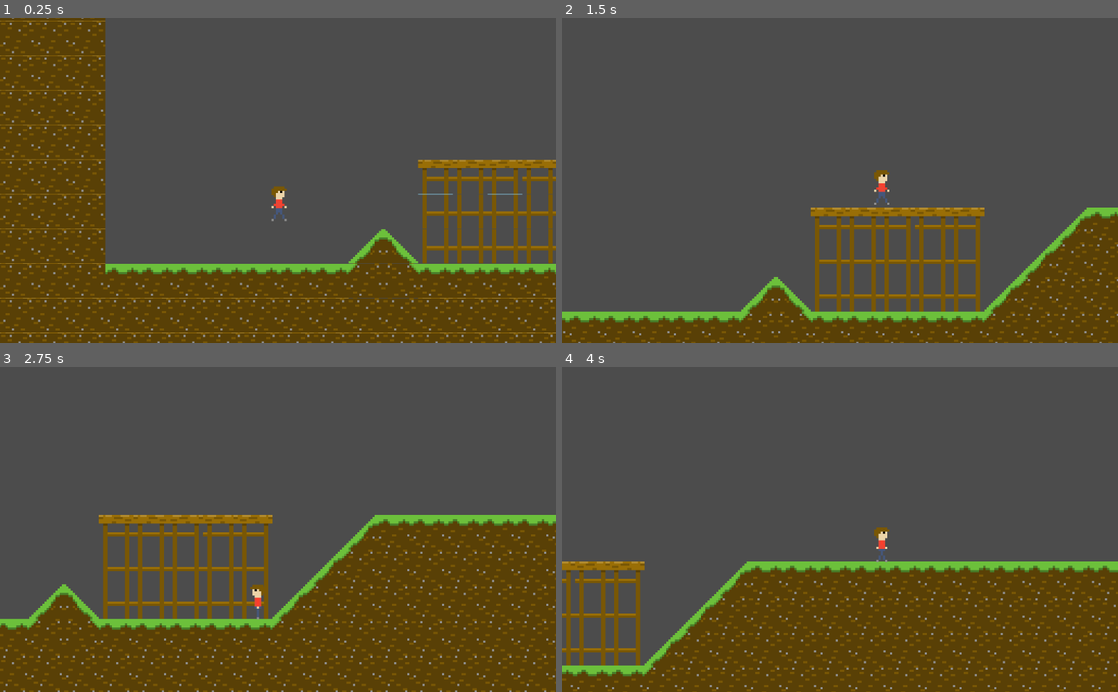
Above: before the commit, frames 1-4 (two rows, left to right).
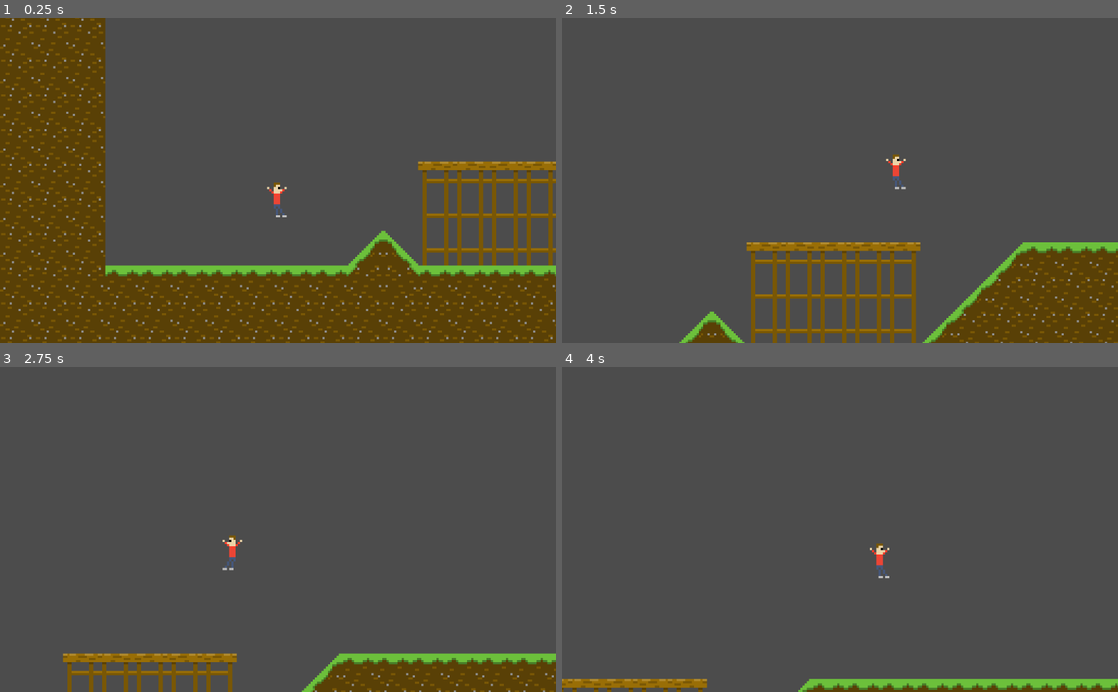
Above: after the commit, the same moments.

Repository: DucksAreMammals/WaterCollector
Game: Godot game, scene res://Scenes/Level.tscn
The game is run twice, just before and just after one commit, with the same random seed, the same clock (stepped at 60 frames per second) and the same inputs.
Inputs:
- Up to frame 1 (0.25 s): no input
- Up to frame 2 (1.5 s): hold X (run, bound only after the commit) 0.53-1.28 s; hold D (right) from 0.53 s (still down); tap Up (jump) at 0.77, 0.8, 1.07, 1.35 s
- Up to frame 3 (2.75 s): tap Up (jump) at 1.52, 1.82, 2.3 s; tap X (run, bound only after the commit) at 1.55 s; release D (right) at 2.03 s; hold Left (left) from 2.03 s (still down); hold X (run, bound only after the commit) from 2.03 s (still down)
- Up to frame 4 (4 s): release Left (left) at 2.78 s; release X (run, bound only after the commit) at 2.78 s; hold D (right) from 2.78 s (still down); tap X (run, bound only after the commit) at 2.85 s; tap Up (jump) at 3.02, 3.32, 3.6, 3.77 s

The runs differ from the first frame. In frame 1, 12% of the frame differs, in the area x 0-100%, y 0-100%; in frame 2, 17%; in frame 3, 37%, in the area x 0-100%, y 45-100%; in frame 4, 34%.

Commit message:
Made movement better, also added enemy but it doesn't function yet.

Diff:
--- /dev/null
+++ b/Player.tscn
@@ -0,0 +1,15 @@
+[gd_scene format=2]
+
+[node name="Node2D" type="Node2D"]
+
+[node name="Control" type="Control" parent="."]
+margin_right = 40.0
+margin_bottom = 40.0
+__meta__ = {
+"_edit_use_anchors_": false
+}
+
+[node name="Label" type="Label" parent="Control"]
+margin_right = 40.0
+margin_bottom = 14.0
+text = "Hello HydroHomie! The water tower is broken. Go save us!"
--- a/Scenes/Level.tscn
+++ b/Scenes/Level.tscn
@@ -10,7 +10,7 @@
 tile_set = ExtResource( 1 )
 cell_size = Vector2( 16, 16 )
 format = 1
-tile_data = PoolIntArray( 65521, 0, 0, 65522, 0, 0, 65523, 0 …(1331 unchanged characters)… 70917, 0, 327686, 536870918, 0, 327687, 5, 0, 327688, 6, 0, 327689, 5, 0, 327692, …(12899 unchanged characters)…
+tile_data = PoolIntArray( 65521, 0, 0, 65522, 0, 0, 65523, 0 …(1331 unchanged characters)… 70917, 0, 327686, 536870918, 0, 327687, 6, 0, 327688, 6, 0, 327689, 5, 0, 327692, …(12899 unchanged characters)…
 
 [node name="Player" parent="." instance=ExtResource( 2 )]
 position = Vector2( 61.6692, 334.504 )
--- a/Scenes/Player.tscn
+++ b/Scenes/Player.tscn
@@ -4,7 +4,7 @@
 [ext_resource path="res://Scripts/Player.gd" type="Script" id=2]
 
 [sub_resource type="RectangleShape2D" id=1]
-extents = Vector2( 3.3075, 7.86151 )
+extents = Vector2( 2, 8 )
 
 [node name="Player" type="KinematicBody2D"]
 scale = Vector2( 4, 4 )
@@ -12,10 +12,9 @@
 
 [node name="AnimatedSprite" type="AnimatedSprite" parent="."]
 frames = ExtResource( 1 )
-animation = "idle"
+animation = "wallslide"
 
 [node name="CollisionShape2D" type="CollisionShape2D" parent="."]
-position = Vector2( 0.520279, -0.0743256 )
 shape = SubResource( 1 )
 
 [node name="Camera2D" type="Camera2D" parent="."]
--- a/Scripts/Player.gd
+++ b/Scripts/Player.gd
@@ -1,11 +1,21 @@
 extends KinematicBody2D
 
-export var move_speed := 400
-export var air_speed := 25
-export var jump_speed := 1000
-export var gravity := 2000
-export var air_resistance = 0.94
+export var move_speed_reg := 350.0
+export var move_speed_run := 500.0
+export var friction := 0.8
+export var acceleration := 100.0
+export var air_speed_reg := 25.0
+export var air_speed_run := 40.0
+export var jump_speed := 1000.0
+export var wall_jump_speed_x := 1000.0
+export var wall_jump_speed_y := 750.0
+export var air_resistance := 0.94
+export var gravity := 1700.0
+export var wall_slide_speed := 100.0
 
+var air_speed := 25.0
+var move_speed := 400.0
+var on_wall := 0
 var velocity := Vector2.ZERO
 var snapping := Vector2.DOWN * 15
 
@@ -13,6 +23,14 @@
 	change_animation()
 
 func _physics_process(delta: float) -> void:
+	if Input.is_action_pressed("run"):
+		move_speed = move_speed_run
+		air_speed = air_speed_run
+	else:
+		move_speed = move_speed_reg
+		air_speed = air_speed_reg
+
+	# Handle left and right inputs
 	if is_on_floor():
 		velocity.x = 0
 
@@ -25,19 +43,39 @@
 
 		if Input.is_action_pressed("right"):
 			velocity.x += air_speed
+			if on_wall == 1 or (on_wall == -1 and !is_on_wall()):
+				on_wall = 0
+
 		if Input.is_action_pressed("left"):
 			velocity.x -= air_speed
+			if on_wall == -1 or (on_wall == 1 and !is_on_wall()):
+				on_wall = 0
+
 
 	velocity.y += gravity * delta
 
+	if is_on_wall():
+		if Input.is_action_pressed("right"):
+			on_wall = -1
+		if Input.is_action_pressed("left"):
+			on_wall = 1
+
+	if on_wall:
+		velocity.y = clamp(velocity.y, -INF, wall_slide_speed)
+
+	if Input.is_action_just_pressed("jump"):
+		if is_on_floor():
+			velocity.y = -jump_speed
+			snapping = Vector2.ZERO
+		elif on_wall != 0:
+			velocity.y = -wall_jump_speed_y
+			velocity.x = wall_jump_speed_x * on_wall
+			on_wall = 0
+	else:
+		snapping = Vector2.DOWN * 15
+
 	velocity = move_and_slide_with_snap(velocity, snapping, Vector2.UP, true)
 
-	if is_on_floor():
-		if Input.is_action_just_pressed("jump"):
-			velocity.y = -jump_speed
-			snapping = Vector2.ZERO
-		else:
-			snapping = Vector2.DOWN * 15
 
 func change_animation():
 	if velocity.x > 0:
@@ -46,7 +84,12 @@
 		$AnimatedSprite.flip_h = true
 
 	if !is_on_floor():
-		$AnimatedSprite.play("jump")
+		if on_wall:
+			$AnimatedSprite.play("wallslide")
+		elif velocity.y <= 0:
+			$AnimatedSprite.play("jump")
+		else:
+			$AnimatedSprite.play("fall")
 	elif abs(velocity.x) > 0.2:
 		$AnimatedSprite.play("run")
 	else:
--- a/Sprites/PlayerAnimation.tres
+++ b/Sprites/PlayerAnimation.tres
@@ -1,45 +1,67 @@
-[gd_resource type="SpriteFrames" load_steps=8 format=2]
+[gd_resource type="SpriteFrames" load_steps=14 format=2]
 
 [ext_resource path="res://Sprites/Run.png" type="Texture" id=1]
+[ext_resource path="res://Sprites/Fall.png" type="Texture" id=2]
+[ext_resource path="res://Sprites/Jump.png" type="Texture" id=3]
+[ext_resource path="res://Sprites/Idle.png" type="Texture" id=4]
+[ext_resource path="res://Sprites/Wall Slide.png" type="Texture" id=5]
+
+[sub_resource type="AtlasTexture" id=1]
+atlas = ExtResource( 4 )
+region = Rect2( 0, 0, 16, 16 )
+
+[sub_resource type="AtlasTexture" id=2]
+atlas = ExtResource( 4 )
+region = Rect2( 16, 0, 16, 16 )
+
+[sub_resource type="AtlasTexture" id=3]
+atlas = ExtResource( 4 )
+region = Rect2( 0, 16, 16, 16 )
+
+[sub_resource type="AtlasTexture" id=4]
+atlas = ExtResource( 4 )
+region = Rect2( 16, 16, 16, 16 )
+
+[sub_resource type="AtlasTexture" id=5]
+atlas = ExtResource( 1 )
+region = Rect2( 0, 0, 16, 16 )
 
 [sub_resource type="AtlasTexture" id=6]
 atlas = ExtResource( 1 )
-region = Rect2( 0, 0, 16, 16 )
+region = Rect2( 16, 0, 16, 16 )
 
-[sub_resource type="AtlasTexture" id=5]
+[sub_resource type="AtlasTexture" id=7]
 atlas = ExtResource( 1 )
 region = Rect2( 0, 16, 16, 16 )
 
-[sub_resource type="AtlasTexture" id=1]
-atlas = ExtResource( 1 )
-region = Rect2( 0, 0, 16, 16 )
-
-[sub_resource type="AtlasTexture" id=2]
-atlas = ExtResource( 1 )
-region = Rect2( 16, 0, 16, 16 )
-
-[sub_resource type="AtlasTexture" id=3]
-atlas = ExtResource( 1 )
-region = Rect2( 0, 16, 16, 16 )
-
-[sub_resource type="AtlasTexture" id=4]
+[sub_resource type="AtlasTexture" id=8]
 atlas = ExtResource( 1 )
 region = Rect2( 16, 16, 16, 16 )
 
 [resource]
 animations = [ {
-"frames": [ SubResource( 6 ) ],
+"frames": [ SubResource( 1 ), SubResource( 2 ), SubResource( 3 ), SubResource( 4 ) ],
 "loop": true,
 "name": "idle",
-"speed": 5.0
+"speed": 12.0
 }, {
-"frames": [ SubResource( 5 ) ],
+"frames": [ ExtResource( 3 ) ],
 "loop": true,
 "name": "jump",
 "speed": 5.0
 }, {
-"frames": [ SubResource( 1 ), SubResource( 2 ), SubResource( 3 ), SubResource( 4 ) ],
+"frames": [ SubResource( 5 ), SubResource( 6 ), SubResource( 7 ), SubResource( 8 ) ],
 "loop": true,
 "name": "run",
 "speed": 12.0
+}, {
+"frames": [ ExtResource( 2 ) ],
+"loop": true,
+"name": "fall",
+"speed": 5.0
+}, {
+"frames": [ ExtResource( 5 ) ],
+"loop": true,
+"name": "wallslide",
+"speed": 5.0
 } ]
--- a/project.godot
+++ b/project.godot
@@ -18,21 +18,27 @@
 
 right={
 "deadzone": 0.5,
-"events": [ Object(InputEventKey,"resource_local_to_scene":false,"resource_name":"","device":0,"alt":false,"shift":false,"control":false,"meta":false,"command":false,"pressed":false,"scancode":68,"unicode":0,"echo":false,"script":null)
-, Object(InputEventKey,"resource_local_to_scene":false,"resource_name":"","device":0,"alt":false,"shift":false,"control":false,"meta":false,"command":false,"pressed":false,"scancode":16777233,"unicode":0,"echo":false,"script":null)
+"events": [ Object(InputEventKey,"resource_local_to_scene":false,"resource_name":"","device":0,"alt":false,"shift":false,"control":false,"meta":false,"command":false,"pressed":false,"scancode":68,"physical_scancode":0,"unicode":0,"echo":false,"script":null)
+, Object(InputEventKey,"resource_local_to_scene":false,"resource_name":"","device":0,"alt":false,"shift":false,"control":false,"meta":false,"command":false,"pressed":false,"scancode":16777233,"physical_scancode":0,"unicode":0,"echo":false,"script":null)
  ]
 }
 left={
 "deadzone": 0.5,
-"events": [ Object(InputEventKey,"resource_local_to_scene":false,"resource_name":"","device":0,"alt":false,"shift":false,"control":false,"meta":false,"command":false,"pressed":false,"scancode":16777231,"unicode":0,"echo":false,"script":null)
-, Object(InputEventKey,"resource_local_to_scene":false,"resource_name":"","device":0,"alt":false,"shift":false,"control":false,"meta":false,"command":false,"pressed":false,"scancode":65,"unicode":0,"echo":false,"script":null)
+"events": [ Object(InputEventKey,"resource_local_to_scene":false,"resource_name":"","device":0,"alt":false,"shift":false,"control":false,"meta":false,"command":false,"pressed":false,"scancode":16777231,"physical_scancode":0,"unicode":0,"echo":false,"script":null)
+, Object(InputEventKey,"resource_local_to_scene":false,"resource_name":"","device":0,"alt":false,"shift":false,"control":false,"meta":false,"command":false,"pressed":false,"scancode":65,"physical_scancode":0,"unicode":0,"echo":false,"script":null)
  ]
 }
 jump={
 "deadzone": 0.5,
-"events": [ Object(InputEventKey,"resource_local_to_scene":false,"resource_name":"","device":0,"alt":false,"shift":false,"control":false,"meta":false,"command":false,"pressed":false,"scancode":16777232,"unicode":0,"echo":false,"script":null)
-, Object(InputEventKey,"resource_local_to_scene":false,"resource_name":"","device":0,"alt":false,"shift":false,"control":false,"meta":false,"command":false,"pressed":false,"scancode":32,"unicode":0,"echo":false,"script":null)
-, Object(InputEventKey,"resource_local_to_scene":false,"resource_name":"","device":0,"alt":false,"shift":false,"control":false,"meta":false,"command":false,"pressed":false,"scancode":87,"unicode":0,"echo":false,"script":null)
+"events": [ Object(InputEventKey,"resource_local_to_scene":false,"resource_name":"","device":0,"alt":false,"shift":false,"control":false,"meta":false,"command":false,"pressed":false,"scancode":16777232,"physical_scancode":0,"unicode":0,"echo":false,"script":null)
+, Object(InputEventKey,"resource_local_to_scene":false,"resource_name":"","device":0,"alt":false,"shift":false,"control":false,"meta":false,"command":false,"pressed":false,"scancode":32,"physical_scancode":0,"unicode":0,"echo":false,"script":null)
+, Object(InputEventKey,"resource_local_to_scene":false,"resource_name":"","device":0,"alt":false,"shift":false,"control":false,"meta":false,"command":false,"pressed":false,"scancode":87,"physical_scancode":0,"unicode":0,"echo":false,"script":null)
+, Object(InputEventKey,"resource_local_to_scene":false,"resource_name":"","device":0,"alt":false,"shift":false,"control":false,"meta":false,"command":false,"pressed":false,"scancode":67,"physical_scancode":0,"unicode":0,"echo":false,"script":null)
+ ]
+}
+run={
+"deadzone": 0.5,
+"events": [ Object(InputEventKey,"resource_local_to_scene":false,"resource_name":"","device":0,"alt":false,"shift":false,"control":false,"meta":false,"command":false,"pressed":false,"scancode":88,"physical_scancode":0,"unicode":0,"echo":false,"script":null)
  ]
 }
 
Binary file added: Sprites/Fall.png
Not shown, added: Sprites/Fall.png.import
Binary file added: Sprites/Idle.png
Not shown, added: Sprites/Idle.png.import
Binary file added: Sprites/Jump.png
Not shown, added: Sprites/Jump.png.import
Binary file changed: Sprites/Run.png
Binary file added: Sprites/Wall Slide.png
Not shown, added: Sprites/Wall Slide.png.import
Not shown, changed: .gitignore
